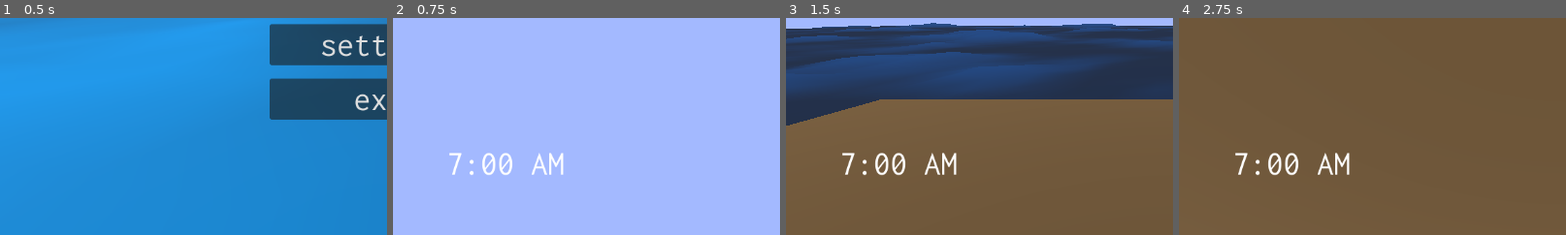
Above: before the commit, frames 1-4 (left to right).
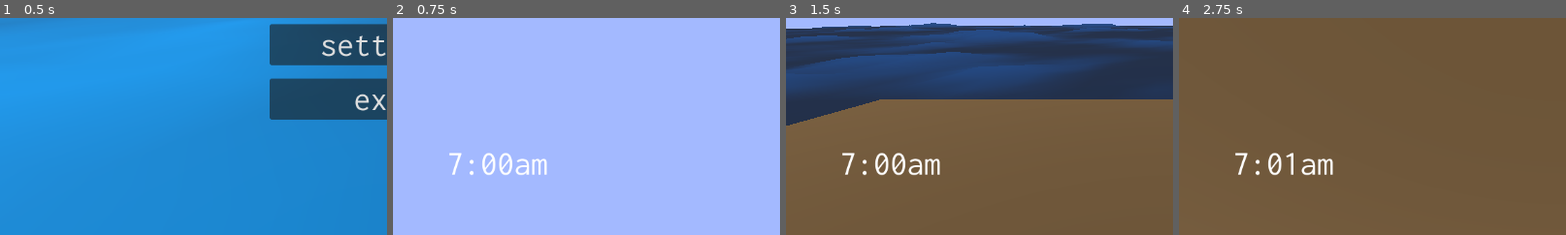
Above: after the commit, the same moments.

Repository: illogicalapple/open-water
Game: Godot game, scene res://scenes/start_menu.tscn
Same seed, same stepped clock (60 frames per second), same inputs: the game is played once before the commit and once after it.
Inputs (mouse positions are % of the whole screen's width and height, from its top left):
- Up to frame 1 (0.5 s): no input
- Up to frame 2 (0.75 s): click "start game" at 0.5 s
- Up to frame 3 (1.5 s): click "Host" at 1.25 s
- Up to frame 4 (2.75 s): tap Enter at 2 s; move the mouse to (55, 50) at 2.02 s; hold W from 2.03 s (still down); tap Space at 2.27 s
The pictures show only the part of the screen within x 0-50%, y 50-100%; the shares and areas given below are measured in that part.

Frame 1 is identical in both runs. In frame 2, 0.5% of the frame differs, in the area x 31-45%, y 62-73%; in frame 3, 0.6%; in frame 4, 0.9%, in the area x 27-45%, y 62-73%.

Commit message:
add time
but it works this time

Diff:
--- a/main.gd
+++ b/main.gd
@@ -35,11 +35,15 @@
 func _on_time_set_timeout():
 	time.minute += 1
 	if time.minute > 59:
+		time.minute = 0
 		time.hour += 1
 		if time.hour > 11:
+			time.hour = 0
 			time.am = not time.am
+	$GUI.change_time(time)
 	rpc("change_time", time)
 
+@rpc
 func change_time(new_time):
 	$GUI.change_time(new_time)
 	time = new_time
--- a/scenes/gui.gd
+++ b/scenes/gui.gd
@@ -1,4 +1,7 @@
 extends Control
 
 func change_time(new_time):
-	$Label.text = new_time.hour
+	var minute: String = str(new_time.minute)
+	if len(minute) < 2:
+		minute = "0" + minute
+	$Label.text = str(new_time.hour) + ":" + minute + "am" if new_time.am else "pm"
--- a/scenes/gui.tscn
+++ b/scenes/gui.tscn
@@ -21,4 +21,4 @@
 offset_right = 120.0
 offset_bottom = -80.0
 grow_vertical = 0
-text = "7:00 AM"
+text = "7:00am"
